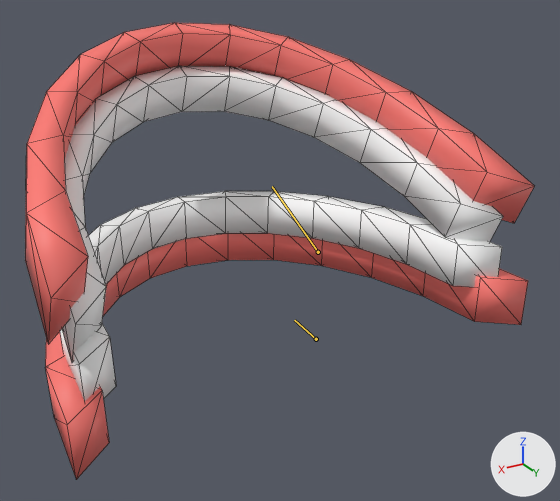
The glTF model DirectXGame/Resources/model/Tooth/Tooth.gltf as it was, and as the next commit left it.
Camera for both pictures: a 50 mm camera at (1.22, 1.81, 1.37) aimed at (-0.08, -0.37, 0.29). Every picture has the same lights, and +X, +Y and +Z are marked at lower right. The first picture is the older version. The bones that change, and the others that lie on the model, are drawn over the model as lines. Mesh edges are drawn as thin lines.

Objects in the first picture: '円.001'.
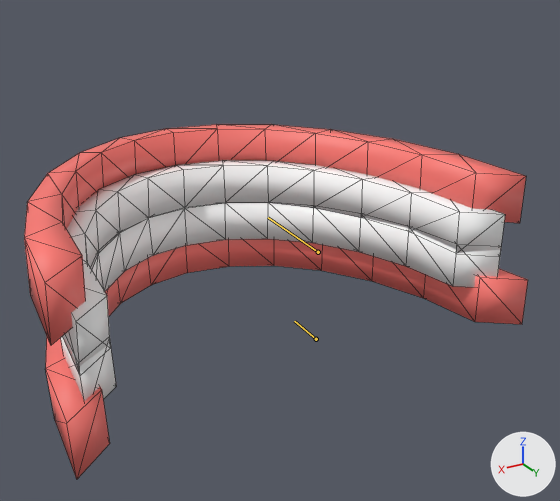
The newer file adds an action. The first version stands in its rest pose; the second is drawn at frame 40 of the action 'アーマチュアアクション'.

Where the change shows, as pixel boxes [x1, y1, x2, y2] in the pictures (560 x 501 px):
'円.001', posed (22% shorter): before [25, 23, 534, 480]; after [24, 124, 528, 479]
bone 'Bone.001', root to tip: before (318, 252) to (272, 186); after (318, 252) to (268, 217)
bone 'Bone.002', root to tip: before (316, 339) to (294, 320); after (316, 339) to (294, 321)

The change in detail:
Bone 'Bone.001' (bone_bone_001) turns from (0, 0, 0) to (23, 0, 0) degrees about its own x, y and z.
Bone 'Bone.002' (bone_bone_002) turns from (0, 0, 0) to (-2, 0, 0) degrees about its own x, y and z.
